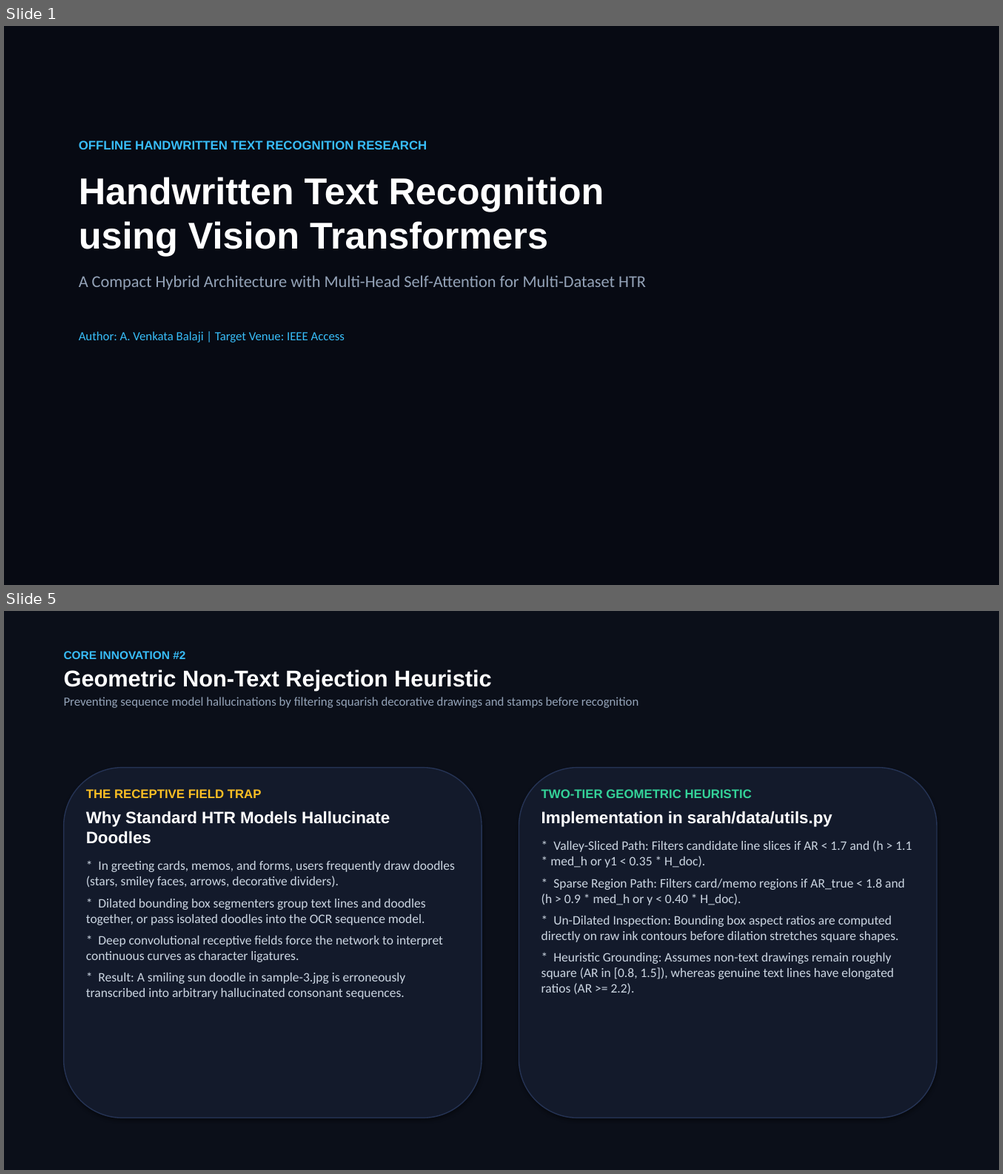
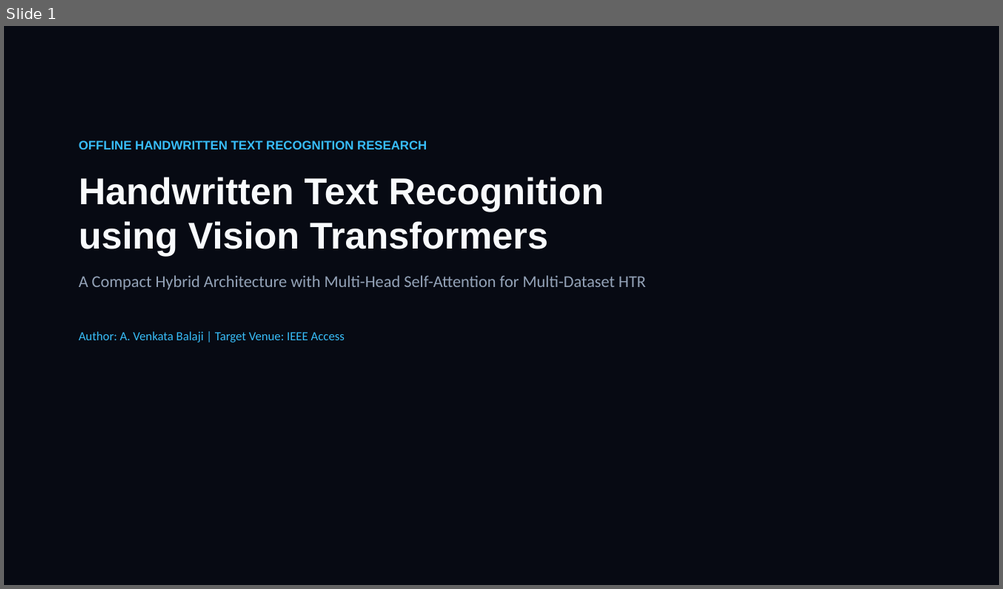
Before and after one commit to Balaji268268/HandwrittenTextRecognition, a slide deck: Handwritten_Text_Recognition_MNC_Keynote.pptx. Shown one above the other, each under a label of ours: slides 1 and 5 before the commit, slide 1 after it; the slides between them are not shown. The pictures are 1003x1174 and 1003x589 pixels, drawn with LibreOffice and Linux fonts; fonts in the diff are those of the drawing. Boxes give left, top, right and bottom in pixels: in the first picture for what was removed or moved away, otherwise in the second. Text is boxed around its words. In the diff, an @@ line names an element or a change of style, - is before the commit and + after.

Commit message:
Embed qualitative prediction outputs and empirical training curves into Keynote presentation

```diff
--- a/Handwritten_Text_Recognition_MNC_Keynote.pptx
+++ b/Handwritten_Text_Recognition_MNC_Keynote.pptx
@@ slide 5 removed at (4, 611, 999, 1170), background #0B0F19 @@
@@ text removed at (64, 651, 638, 708) @@
-CORE INNOVATION #2
-Geometric Non-Text Rejection Heuristic
-Preventing sequence model hallucinations by filtering squarish decorative drawings and stamps before recognition
@@ rounded rectangle removed at (64, 768, 481, 1119) @@
@@ rounded rectangle removed at (519, 768, 936, 1119) @@
@@ text removed at (86, 789, 455, 999) @@
-THE RECEPTIVE FIELD TRAP
-Why Standard HTR Models Hallucinate Doodles
-* In greeting cards, memos, and forms, users frequently draw doodles (stars, smiley faces, arrows, decorative dividers).
-* Dilated bounding box segmenters group text lines and doodles together, or pass isolated doodles into the OCR sequence model.
-* Deep convolutional receptive fields force the network to interpret continuous curves as character ligatures.
-* Result: A smiling sun doodle in sample-3.jpg is erroneously transcribed into arbitrary hallucinated consonant sequences.
@@ text removed at (541, 789, 911, 994) @@
-TWO-TIER GEOMETRIC HEURISTIC
-Implementation in sarah/data/utils.py
-* Valley-Sliced Path: Filters candidate line slices if AR < 1.7 and (h > 1.1 * med_h or y1 < 0.35 * H_doc).
-* Sparse Region Path: Filters card/memo regions if AR_true < 1.8 and (h > 0.9 * med_h or y < 0.40 * H_doc).
-* Un-Dilated Inspection: Bounding box aspect ratios are computed directly on raw ink contours before dilation stretches square shapes.
-* Heuristic Grounding: Assumes non-text drawings remain roughly square (AR in [0.8, 1.5]), whereas genuine text lines have elongated ratios (AR >= 2.2).
```
Also in this commit, not shown: 5 other slides changed, 10 slides added, 7 other slides removed, 1 other file.
